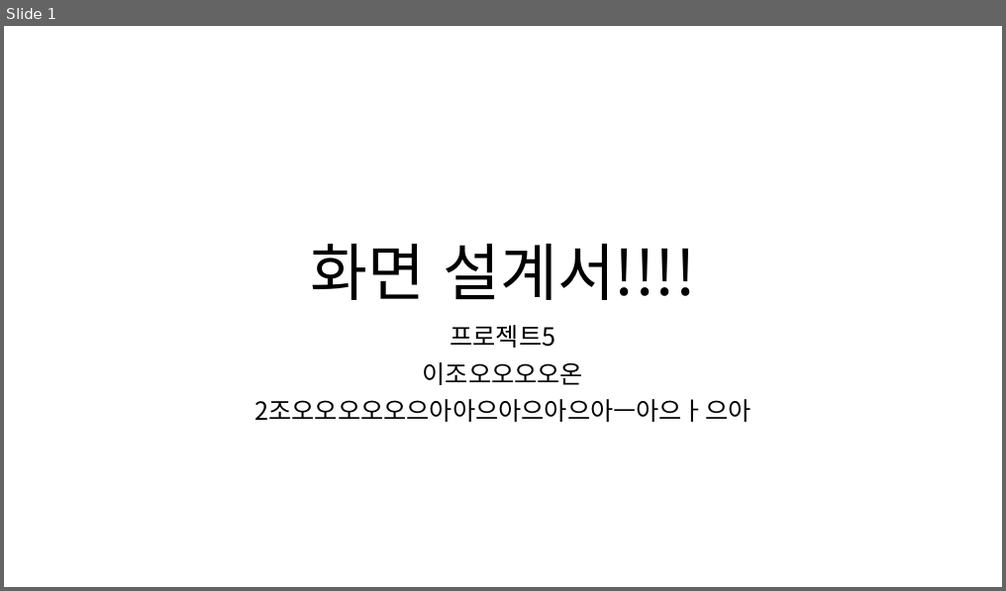
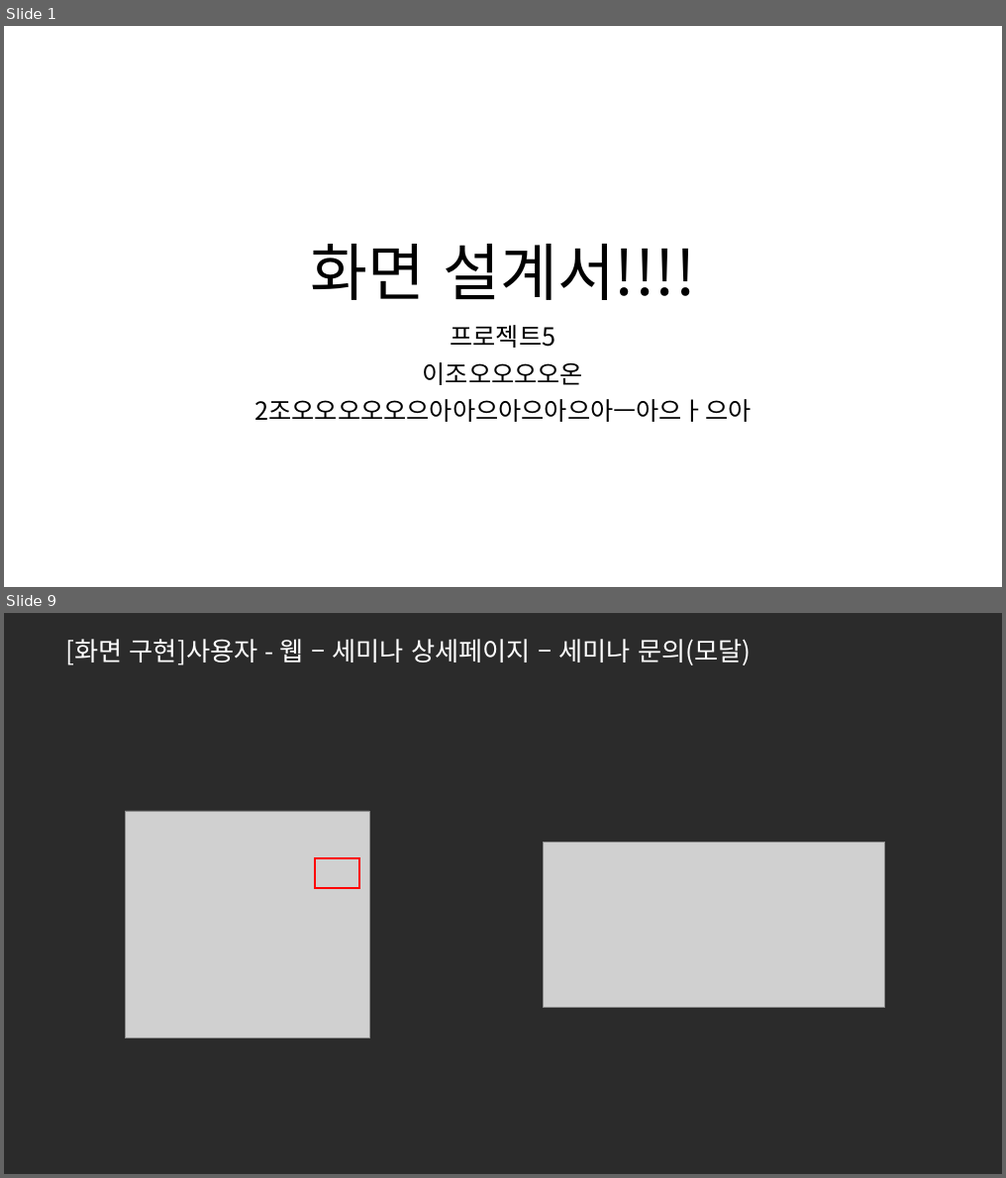
Before and after one commit to ezenteam2/e-Zone, a slide deck: 0 발표용 파워포인트/0410 2차발표/0410 project05 - 파워포인트 - 서희.pptx. Shown one above the other, each under a label of ours: slide 1 before the commit, slides 1 and 9 after it; the slides between them are not shown. The pictures are 1006x591 and 1006x1178 pixels, drawn with LibreOffice and Linux fonts; fonts in the diff are those of the drawing; grey boxes stand for pictures; background and template pictures are left out; a plain dark background stands for a picture behind light text. Boxes give left, top, right and bottom in pixels: in the first picture for what was removed or moved away, otherwise in the second. Text is boxed around its words. In the diff, an @@ line names an element or a change of style, - is before the commit and + after.

```diff
--- a/0 발표용 파워포인트/0410 2차발표/0410 project05 - 파워포인트 - 서희.pptx
+++ b/0 발표용 파워포인트/0410 2차발표/0410 project05 - 파워포인트 - 서희.pptx
@@ slide 9 added at [4,613,1002,1174], background picture (left out) @@
@@ text added at [66,639,750,665], 25 pt, text #FFFFFF @@
+[화면 구현]사용자 - 웹 – 세미나 상세페이지 – 세미나 문의(모달)
@@ picture added at [125,811,369,1039] @@
@@ picture added at [543,842,885,1008] @@
@@ rectangle added at [315,859,358,888], outline #FF0000 2.25 pt @@
```
Also in this commit, not shown: 7 other slides added, 5 other files.
